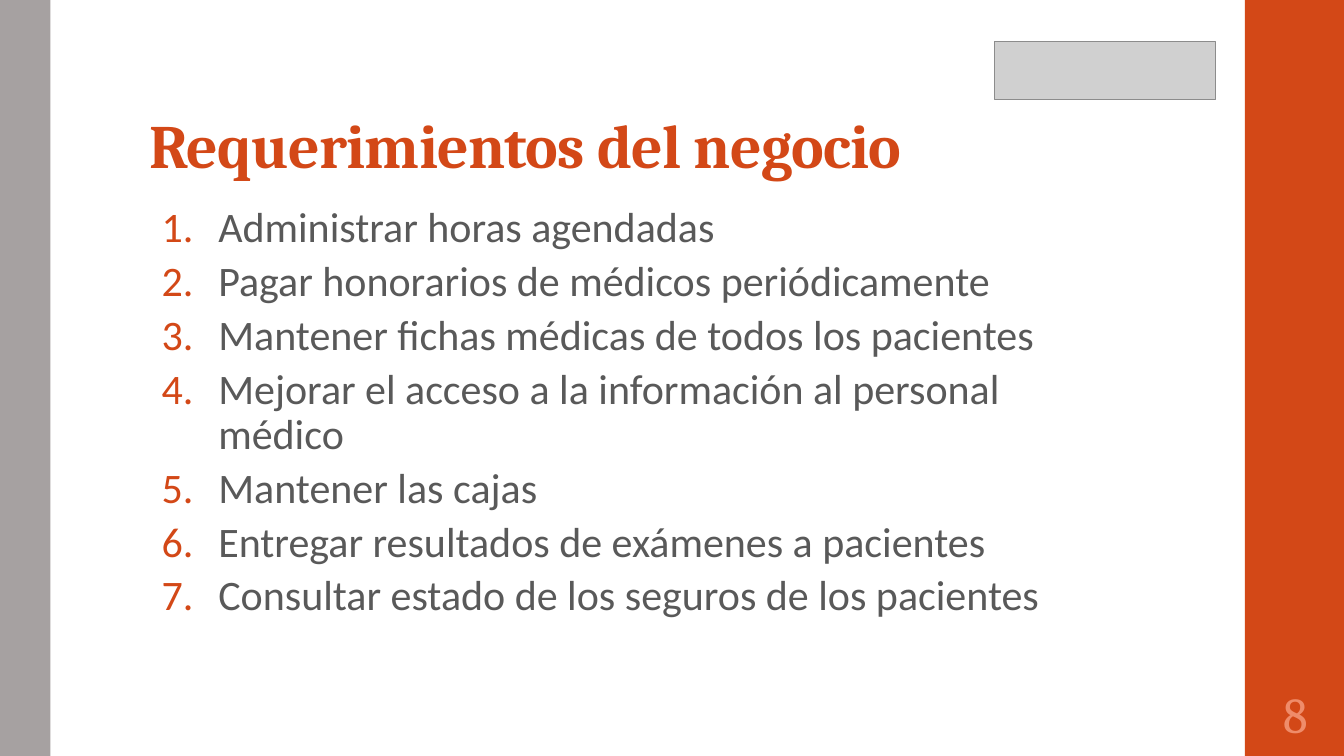
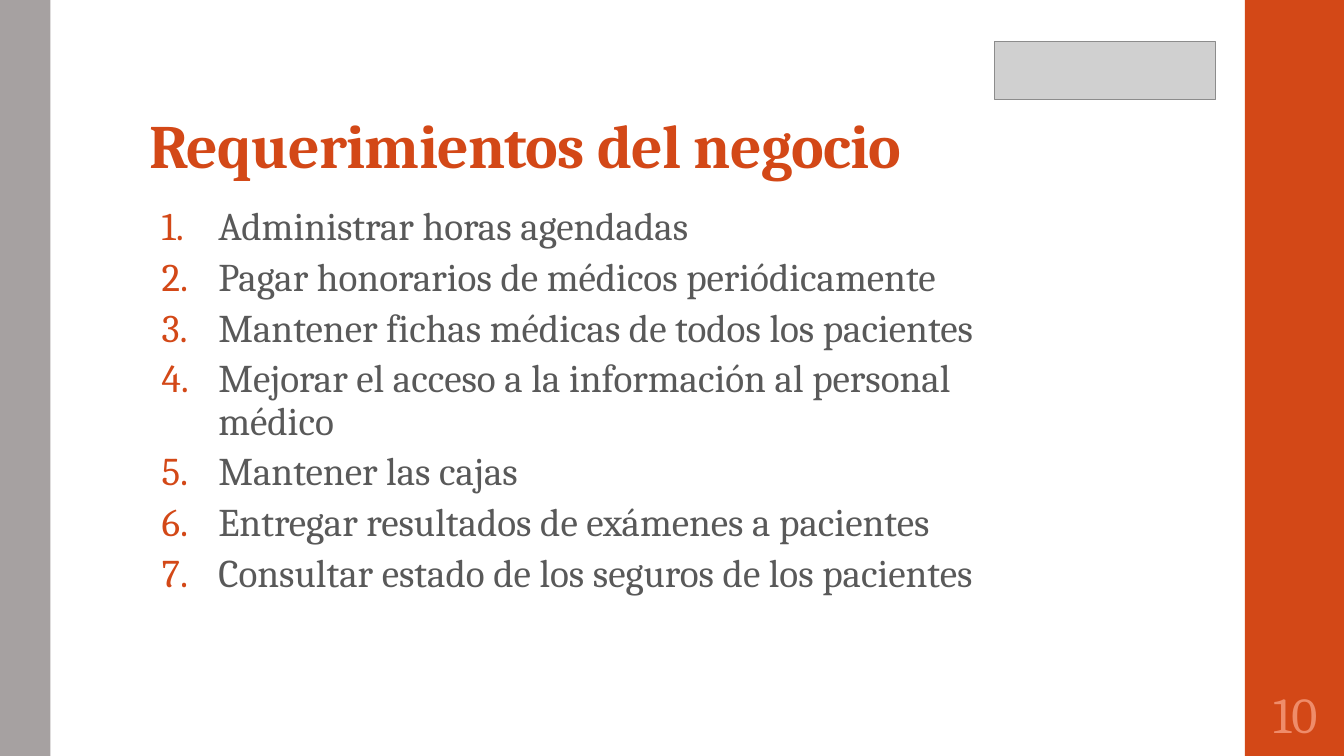
Before and after one commit to portafolio2016/hipocrates, a slide deck: slide 11 of presentación segunda iteración.pptx (slide 9 before the commit). Drawn at 1344x756 pixels with LibreOffice and Linux fonts; fonts in the diff are those of the drawing; grey boxes stand for pictures. Boxes give left, top, right and bottom in pixels: in the first picture for what was removed or moved away, otherwise in the second. Text is boxed around its words. In the diff, an @@ line names an element or a change of style, - is before the commit and + after.

```diff
--- a/presentación segunda iteración.pptx
+++ b/presentación segunda iteración.pptx
@@ text "Administrar horas agendadas" at [218, 213, 973, 596]: size 30 to 28 pt, font Calibri to Cambria @@
@@ page number at [1273, 699, 1317, 733]: text changed @@
-8
+10
```
Also in this commit, not shown: 9 other slides changed, 2 slides added, 1 slide removed, 1 other file.
